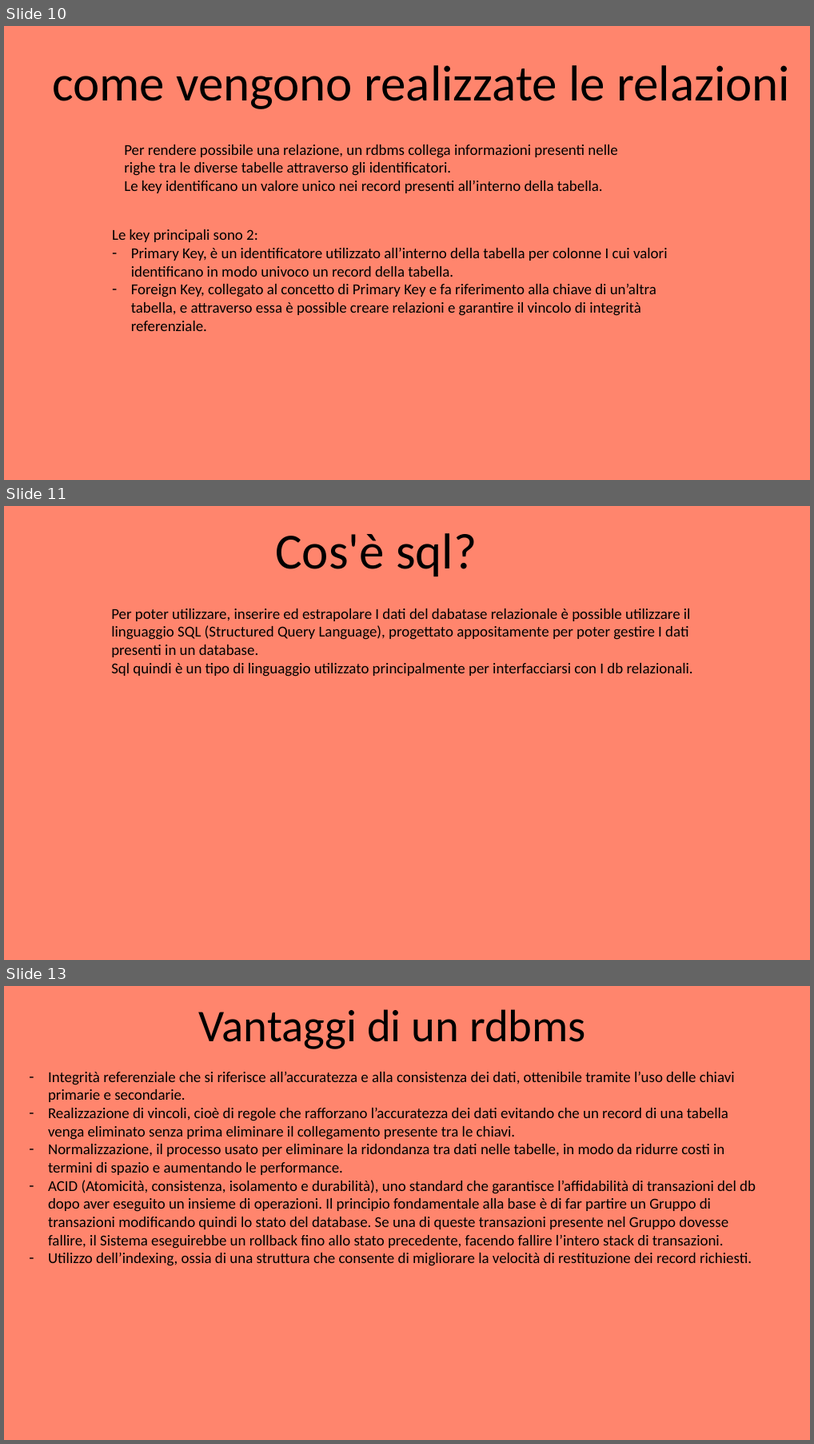
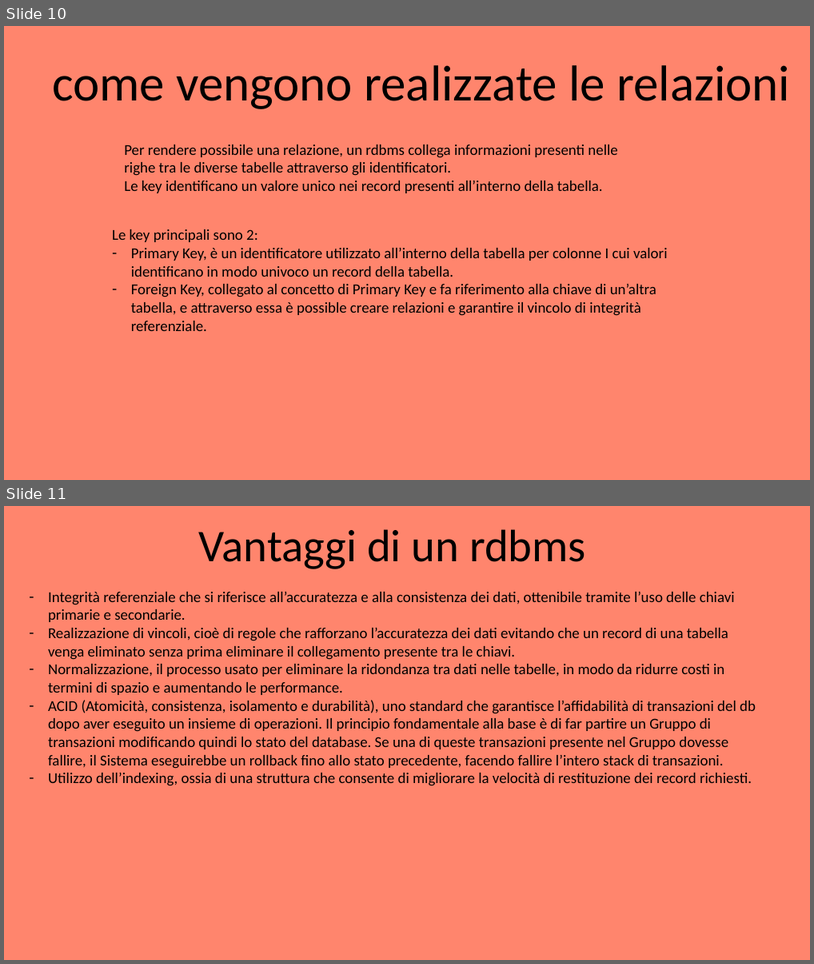
Before and after one commit to EmanueleCitarella/presentationAS, a slide deck: Sql vs NoSql.pptx. Shown one above the other, each under a label of ours: slides 10, 11 and 13 before the commit, slides 10 and 11 after it; the slides between them are not shown. The pictures are 814x1444 and 814x964 pixels, drawn with LibreOffice and Linux fonts; fonts in the diff are those of the drawing. Boxes give left, top, right and bottom in pixels: in the first picture for what was removed or moved away, otherwise in the second. Text is boxed around its words. In the diff, an @@ line names an element or a change of style, - is before the commit and + after.

```diff
--- a/Sql vs NoSql.pptx
+++ b/Sql vs NoSql.pptx
@@ slide 11 removed at [4, 506, 810, 960], background #FF856D @@
@@ title removed at [275, 533, 477, 576] @@
-Cos'è sql?
@@ text removed at [111, 608, 694, 676] @@
-Per poter utilizzare, inserire ed estrapolare I dati del dabatase relazionale è possible utilizzare il linguaggio SQL (Structured Query Language), progettato appositamente per poter gestire I dati presenti in un database.
-Sql quindi è un tipo di linguaggio utilizzato principalmente per interfacciarsi con I db relazionali.
@@ what was slide 13 is now slide 11 @@
```
Also in this commit, not shown: 5 slides changed, 1 other slide removed, 1 other file.
